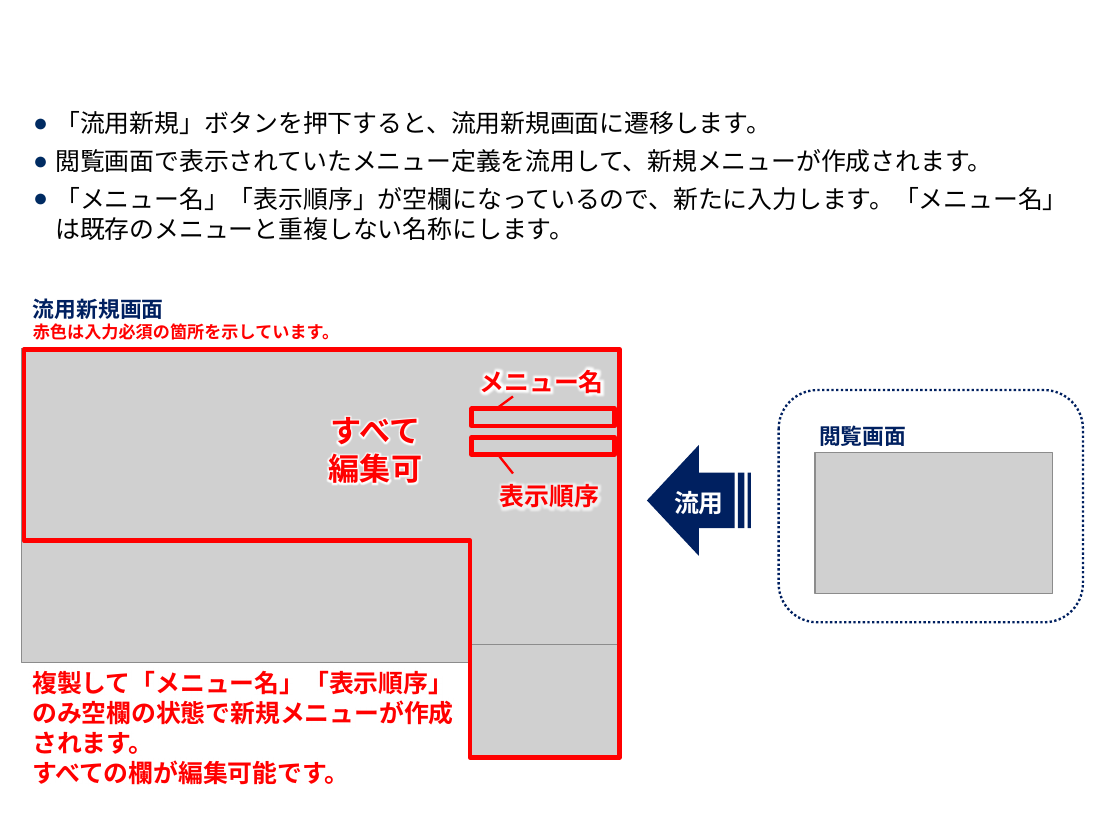
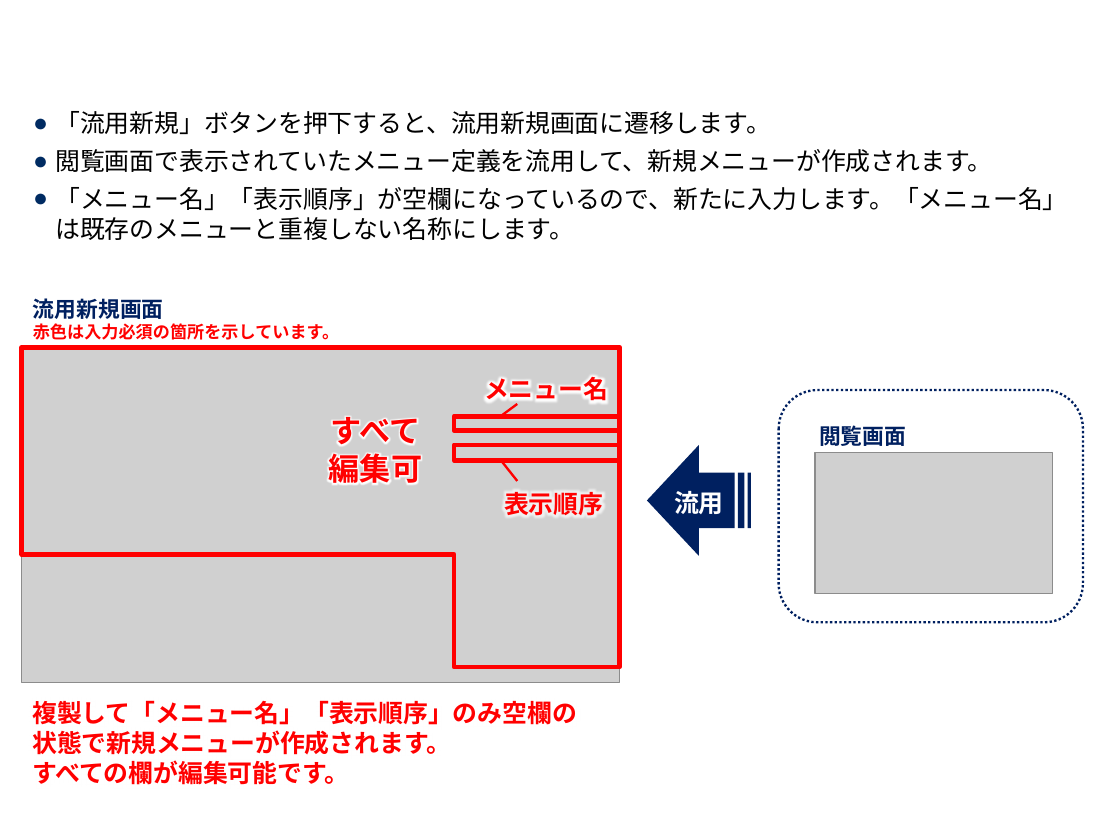
Before and after one commit to exastro-suite/it-automation-docs, a slide deck: slide 23 of asset/Learn_ja/ITA-hg-ps_classroom_lecture_ja.pptx. Drawn at 1120x840 pixels with LibreOffice and Linux fonts; fonts in the diff are those of the drawing; grey boxes stand for pictures; background and template pictures are left out. Boxes give left, top, right and bottom in pixels: in the first picture for what was removed or moved away, otherwise in the second. Text is boxed around its words. In the diff, an @@ line names an element or a change of style, - is before the commit and + after.

```diff
--- a/asset/Learn_ja/ITA-hg-ps_classroom_lecture_ja.pptx
+++ b/asset/Learn_ja/ITA-hg-ps_classroom_lecture_ja.pptx
@@ picture: place and size @@
-picture at [21,348,619,662]
+picture at [21,349,619,682]
@@ freeform shape: place and size @@
-freeform shape at [24,349,619,757]
+freeform shape at [22,347,620,666]
@@ text "メニュー名": place and size @@
-text "メニュー名" at [480,368,604,397]
+text "メニュー名" at [484,376,608,405]
@@ rectangle: place and size @@
-rectangle at [472,409,615,426]
+rectangle at [455,417,619,431]
@@ rectangle: place and size @@
-rectangle at [472,438,615,455]
+rectangle at [455,445,619,460]
@@ 2 lines, 1 text: place and size @@
-2 lines, 1 text at [496,396,599,507]
+2 lines, 1 text at [501,404,603,515]
@@ picture removed at [470,645,619,756] @@
@@ text "複製して「メニュー名」「表示順序」のみ空欄の状態で新規メニューが作成されます。" rewrapped from [32,670,454,785] to [32,700,577,785] @@
```
Also in this commit, not shown: 21 other slides changed, 1 slide added, 1 other file.
